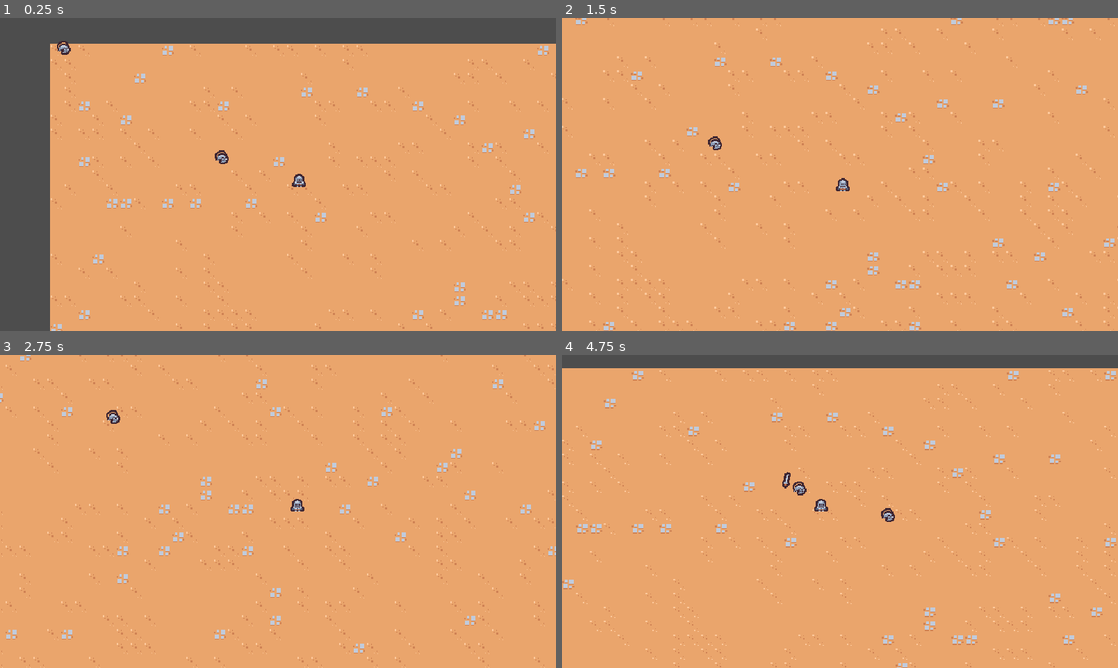
Above: before the commit, frames 1-4 (two rows, left to right).
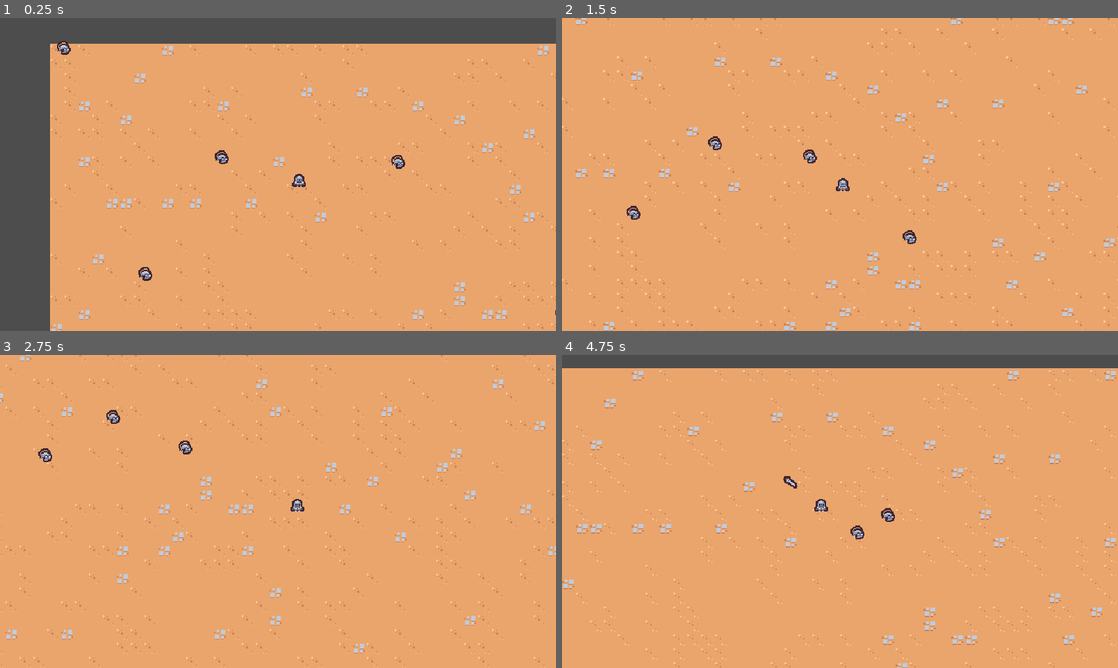
Above: after the commit, the same moments.

Repository: mc-carthy/gdSurvivors
Game: Godot game, scene res://scenes/main/main.tscn
Two runs of this game, one before a commit and one after it. Both use one fixed random seed, a clock stepped at 60 frames per second and the inputs below.
Inputs:
- Up to frame 1 (0.25 s): no input
- Up to frame 2 (1.5 s): hold D (move_right) 0.53-1.28 s; hold S (move_down) from 1.28 s (still down)
- Up to frame 3 (2.75 s): release S (move_down) at 2.03 s; hold D (move_right) from 2.03 s (still down)
- Up to frame 4 (4.75 s): release D (move_right) at 2.78 s; hold W (move_up) 2.78-3.53 s; hold A (move_left) from 3.53 s (still down)

The runs differ from the first frame. In frame 1, 0.2% of the frame differs, in the area x 24-100%, y 43-95%; in frame 2, 0.2%, in the area x 11-64%, y 42-73%; in frame 3, 0.2%; in frame 4, 0.2%.
Error before the commit: Invalid access of index '0' on a base object of type: 'Array[Node]'. (res://scenes/ability/sword_ability_controller/sword_ability_controller.gd:33)

Commit message:
Set up sword/enemy interactions

Diff:
--- a/project.godot
+++ b/project.godot
@@ -50,6 +50,12 @@
 ]
 }
 
+[layer_names]
+
+2d_physics/layer_1="Terrain"
+2d_physics/layer_2="Player"
+2d_physics/layer_3="Enemy"
+
 [rendering]
 
 textures/canvas_textures/default_texture_filter=0
--- a/scenes/ability/sword_ability/sword_ability.tscn
+++ b/scenes/ability/sword_ability/sword_ability.tscn
@@ -27,6 +27,18 @@
 "transitions": PackedFloat32Array(1),
 "update": 0,
 "values": [Vector2(1, 1)]
+}
+tracks/2/type = "value"
+tracks/2/imported = false
+tracks/2/enabled = true
+tracks/2/path = NodePath("Area2D/CollisionShape2D:disabled")
+tracks/2/interp = 1
+tracks/2/loop_wrap = true
+tracks/2/keys = {
+"times": PackedFloat32Array(0),
+"transitions": PackedFloat32Array(1),
+"update": 1,
+"values": [true]
 }
 
 [sub_resource type="Animation" id="Animation_kgtjs"]
@@ -71,12 +83,27 @@
 "method": &"queue_free"
 }]
 }
+tracks/3/type = "value"
+tracks/3/imported = false
+tracks/3/enabled = true
+tracks/3/path = NodePath("Area2D/CollisionShape2D:disabled")
+tracks/3/interp = 1
+tracks/3/loop_wrap = true
+tracks/3/keys = {
+"times": PackedFloat32Array(0.2, 0.4, 0.75),
+"transitions": PackedFloat32Array(1, 1, 1),
+"update": 1,
+"values": [false, true, true]
+}
 
 [sub_resource type="AnimationLibrary" id="AnimationLibrary_dybd5"]
 _data = {
 "RESET": SubResource("Animation_lijg8"),
 "swing": SubResource("Animation_kgtjs")
 }
+
+[sub_resource type="RectangleShape2D" id="RectangleShape2D_hqsrv"]
+size = Vector2(30, 30)
 
 [node name="SwordAbility" type="Node2D"]
 
@@ -89,3 +116,12 @@
 libraries = {
 "": SubResource("AnimationLibrary_dybd5")
 }
+
+[node name="Area2D" type="Area2D" parent="."]
+collision_layer = 4
+collision_mask = 0
+
+[node name="CollisionShape2D" type="CollisionShape2D" parent="Area2D"]
+position = Vector2(15, 0)
+shape = SubResource("RectangleShape2D_hqsrv")
+disabled = true
--- a/scenes/ability/sword_ability_controller/sword_ability_controller.gd
+++ b/scenes/ability/sword_ability_controller/sword_ability_controller.gd
@@ -1,6 +1,7 @@
 extends Node
 
 const MAX_RANGE = 150
+const SWORD_SPAWN_OFFSET = 5
 
 @export var sword_ability: PackedScene
 
@@ -22,12 +23,21 @@
 		return enemy.global_position.distance_squared_to(player.global_position) < pow(MAX_RANGE, 2)
 	)
 
+	if nearby_enemies.size() == 0:
+		return
+
 	nearby_enemies.sort_custom(func(a: Node2D, b: Node2D):
 		var a_distance = a.global_position.distance_squared_to(player.global_position) < pow(MAX_RANGE, 2)
 		var b_distance = b.global_position.distance_squared_to(player.global_position) < pow(MAX_RANGE, 2)
 		return a_distance < b_distance
 	)
 
+	var nearest_enemy = nearby_enemies[0] as Node2D
+
 	var sword_instance = sword_ability.instantiate() as Node2D
 	player.get_parent().add_child(sword_instance)
-	sword_instance.global_position = nearby_enemies[0].global_position
+	sword_instance.global_position = nearest_enemy.global_position
+	sword_instance.global_position += Vector2.RIGHT.rotated(randf_range(0, TAU)) * SWORD_SPAWN_OFFSET
+
+	var enemy_direction = nearest_enemy.global_position - sword_instance.global_position
+	sword_instance.rotation = enemy_direction.angle()
--- a/scenes/basic_enemy/basic_enemy.gd
+++ b/scenes/basic_enemy/basic_enemy.gd
@@ -3,7 +3,7 @@
 const MAX_SPEED = 75
 
 func _ready() -> void:
-	pass # Replace with function body.
+	$Area2D.area_entered.connect(on_area_entered)
 
 
 
@@ -18,3 +18,6 @@
 	if player_node != null:
 		return (player_node.global_position - global_position).normalized()
 	return Vector2.ZERO
+
+func on_area_entered(other_area: Area2D) -> void:
+	queue_free()
--- a/scenes/basic_enemy/basic_enemy.tscn
+++ b/scenes/basic_enemy/basic_enemy.tscn
@@ -1,7 +1,10 @@
-[gd_scene load_steps=4 format=3 uid="uid://2h1ejheyfpex"]
+[gd_scene load_steps=5 format=3 uid="uid://2h1ejheyfpex"]
 
 [ext_resource type="Script" path="res://scenes/basic_enemy/basic_enemy.gd" id="1_kk2hy"]
 [ext_resource type="Texture2D" uid="uid://b486n4hn1jk63" path="res://scenes/basic_enemy/basic_enemy.png" id="2_e5req"]
+
+[sub_resource type="CircleShape2D" id="CircleShape2D_qkr73"]
+radius = 12.0
 
 [sub_resource type="CircleShape2D" id="CircleShape2D_ncn8x"]
 radius = 5.0
@@ -10,6 +13,14 @@
 collision_layer = 0
 script = ExtResource("1_kk2hy")
 
+[node name="Area2D" type="Area2D" parent="."]
+collision_layer = 0
+collision_mask = 4
+
+[node name="CollisionShape2D" type="CollisionShape2D" parent="Area2D"]
+position = Vector2(2.08165e-12, -5)
+shape = SubResource("CircleShape2D_qkr73")
+
 [node name="Sprite2D" type="Sprite2D" parent="."]
 texture = ExtResource("2_e5req")
 offset = Vector2(2.08165e-12, -4)
--- a/scenes/main/main.tscn
+++ b/scenes/main/main.tscn
@@ -21,3 +21,12 @@
 
 [node name="BasicEnemy2" parent="." instance=ExtResource("4_ckf77")]
 position = Vector2(181, 129)
+
+[node name="BasicEnemy3" parent="." instance=ExtResource("4_ckf77")]
+position = Vector2(607, 324)
+
+[node name="BasicEnemy4" parent="." instance=ExtResource("4_ckf77")]
+position = Vector2(420, 136)
+
+[node name="BasicEnemy5" parent="." instance=ExtResource("4_ckf77")]
+position = Vector2(94, 279)
Not shown: 1 places in scenes/ability/sword_ability/sword_ability.tscn that only renumber resources
